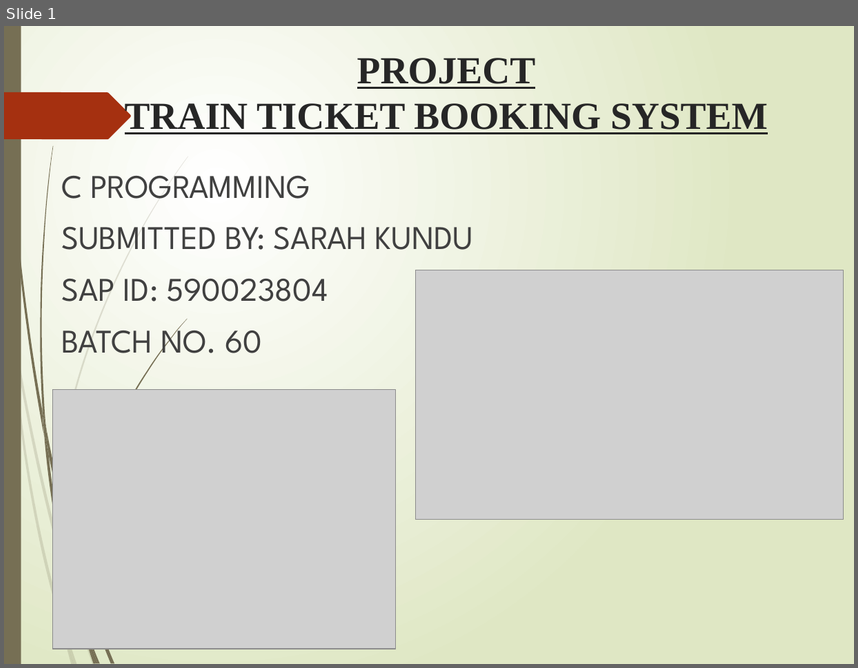
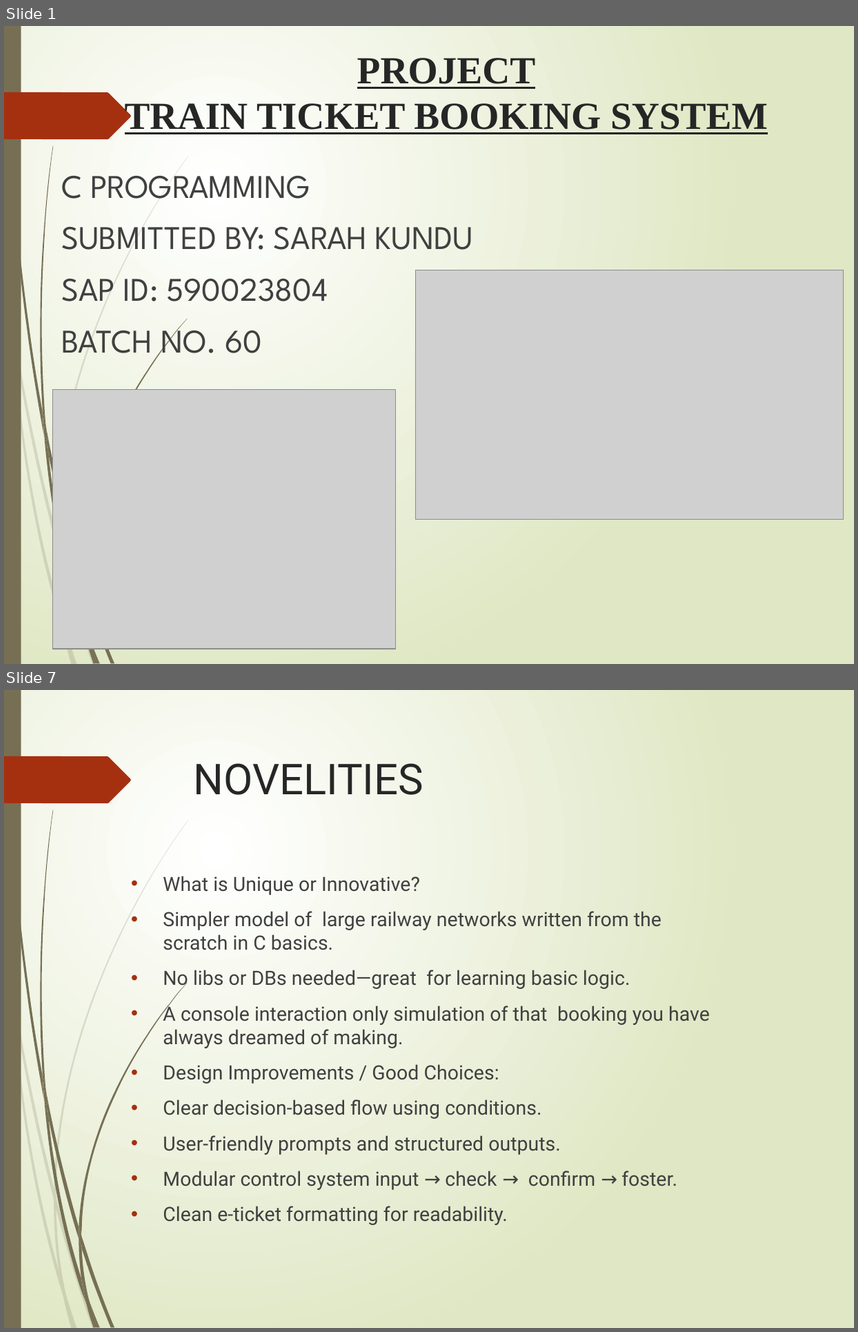
Before and after one commit to Sarah-kundu/Project-, a slide deck: Project/Project_Presentation_Sarah_Kundu.pptx. Shown one above the other, each under a label of ours: slide 1 before the commit, slides 1 and 7 after it; the slides between them are not shown. The pictures are 858x668 and 858x1332 pixels, drawn with LibreOffice and Linux fonts; fonts in the diff are those of the drawing; grey boxes stand for pictures. Boxes give left, top, right and bottom in pixels: in the first picture for what was removed or moved away, otherwise in the second. Text is boxed around its words. In the diff, an @@ line names an element or a change of style, - is before the commit and + after.

```diff
--- a/Project/Project_Presentation_Sarah_Kundu.pptx
+++ b/Project/Project_Presentation_Sarah_Kundu.pptx
@@ slide 7 added at (x1=4, y1=690, x2=854, y2=1328), background gradient #FFFFFF to #DFE8C4; not listed: 22 template elements that a slide beside it also shows @@
@@ title added at (x1=193, y1=763, x2=424, y2=795), 36 pt, text #262626 @@
+NOVELITIES
@@ text added at (x1=163, y1=876, x2=710, y2=1225), 16.6 pt, text #404040 @@
+• What is Unique or Innovative?
+• Simpler model of large railway networks written from the scratch in C basics.
+• No libs or DBs needed—great for learning basic logic.
+• A console interaction only simulation of that booking you have always dreamed of making.
+• Design Improvements / Good Choices:
+• Clear decision-based flow using conditions.
+• User-friendly prompts and structured outputs.
+• Modular control system input → check → confirm → foster.
+• Clean e-ticket formatting for readability.
@@ freeform shape added at (x1=79, y1=1226, x2=81, y2=1248), fill #766F54 @@
@@ freeform shape added at (x1=79, y1=1239, x2=89, y2=1301), fill #766F54 @@
```
Also in this commit, not shown: 4 slides changed, 3 other slides added, 2 slides removed.
